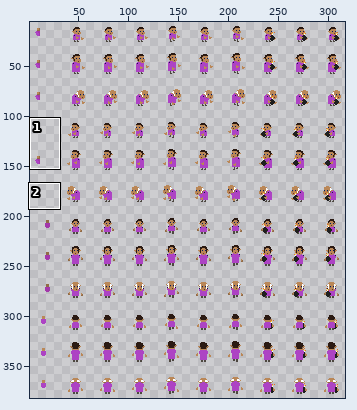
Sprite sheet, stored at assets/sprites/gnome.png. The picture above shows the old version from afar; the outline marks the close-up.
Close-up. Old version:
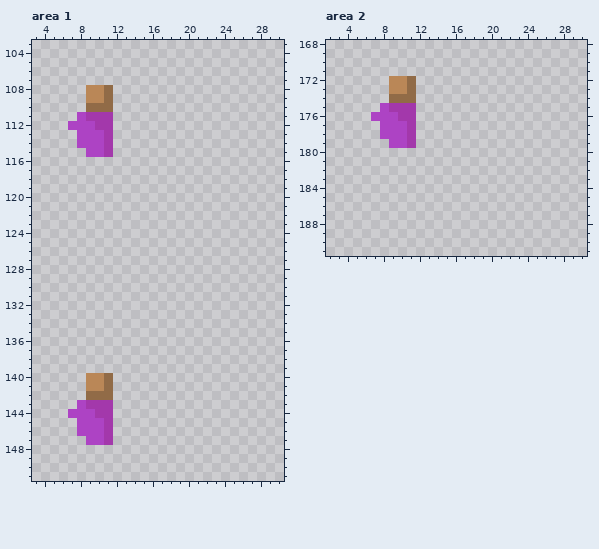
The file is 320x384 pixels. Shown: area 1: x 3..30, y 103..151; area 2: x 2..30, y 168..191. The wide view leaves out empty margins.
The result:
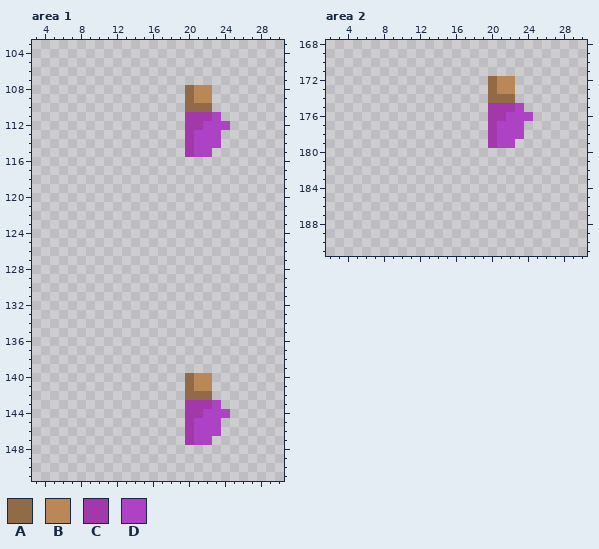
Palette (. is transparent): A #916b47  B #ba8757  C #a338ab  D #ad43c4
Edits made:
Area 1:
The edit adds colour A in rows 108 to 109 at x 20; in row 110 at x 20 to 22; in rows 140 to 141 at x 20; in row 142 at x 20 to 22.
The edit adds colour B in rows 108 to 109 at x 21 to 22; in rows 140 to 141 at x 21 to 22.
The edit adds colour C in row 111 at x 20 to 22; in row 112 at x 20 to 21; in rows 113 to 115 at x 20; in row 143 at x 20 to 22; in row 144 at x 20 to 21; in rows 145 to 147 at x 20.
The edit adds colour D in row 111 at x 23; in row 112 at x 22 to 24; in rows 113 to 114 at x 21 to 23; in row 115 at x 21 to 22; in row 143 at x 23; in row 144 at x 22 to 24.
The edit adds colour D in rows 145 to 146 at x 21 to 23; in row 147 at x 21 to 22.
The edit erases colour A in rows 108 to 109 at x 11; in row 110 at x 9 to 11; in rows 140 to 141 at x 11; in row 142 at x 9 to 11.
The edit erases colour B in rows 108 to 109 at x 9 to 10; in rows 140 to 141 at x 9 to 10.
The edit erases colour C in row 111 at x 9 to 11; in row 112 at x 10 to 11; in rows 113 to 115 at x 11; in row 143 at x 9 to 11; in row 144 at x 10 to 11; in rows 145 to 147 at x 11.
The edit erases colour D in row 111 at x 8; in row 112 at x 7 to 9; in rows 113 to 114 at x 8 to 10; in row 115 at x 9 to 10; in row 143 at x 8; in row 144 at x 7 to 9.
The edit erases colour D in rows 145 to 146 at x 8 to 10; in row 147 at x 9 to 10.
Area 2:
The edit adds colour A in rows 172 to 173 at x 20; in row 174 at x 20 to 22.
The edit adds colour B in rows 172 to 173 at x 21 to 22.
The edit adds colour C in row 175 at x 20 to 22; in row 176 at x 20 to 21; in rows 177 to 179 at x 20.
The edit adds colour D in row 175 at x 23; in row 176 at x 22 to 24; in rows 177 to 178 at x 21 to 23; in row 179 at x 21 to 22.
The edit erases colour A in rows 172 to 173 at x 11; in row 174 at x 9 to 11.
The edit erases colour B in rows 172 to 173 at x 9 to 10.
The edit erases colour C in row 175 at x 9 to 11; in row 176 at x 10 to 11; in rows 177 to 179 at x 11.
The edit erases colour D in row 175 at x 8; in row 176 at x 7 to 9; in rows 177 to 178 at x 8 to 10; in row 179 at x 9 to 10.
Boxes around the changes in both close-ups, in picture pixels (x1, y1, x2, y2):
erased: (68, 85, 113, 157)
added: (185, 85, 230, 157)
erased: (68, 373, 113, 445)
added: (185, 373, 230, 445)
erased: (371, 76, 416, 148)
added: (488, 76, 533, 148)
